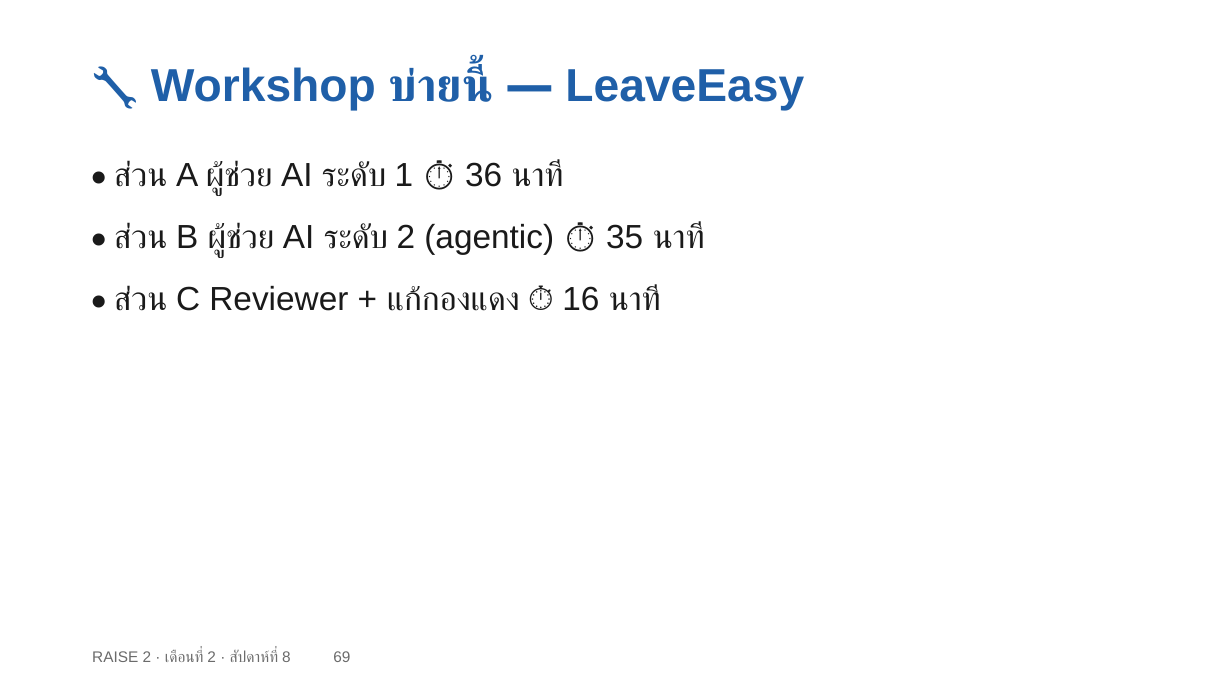
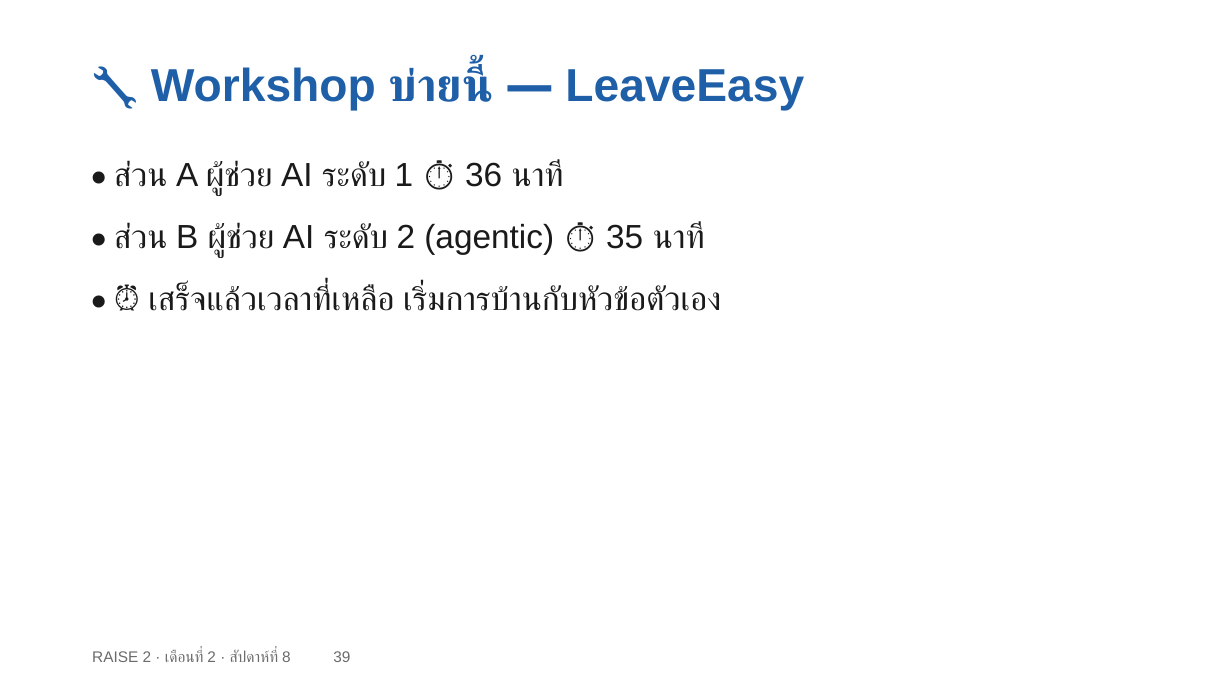
Before and after one commit to cnacha-mfu/raise2-module2, a slide deck: slide 39 of materials/week8/w8-slides.pptx (slide 69 before the commit). Drawn at 1232x693 pixels with LibreOffice and Linux fonts; fonts in the diff are those of the drawing. Boxes give left, top, right and bottom in pixels: in the first picture for what was removed or moved away, otherwise in the second. Text is boxed around its words. In the diff, an @@ line names an element or a change of style, - is before the commit and + after.

```diff
--- a/materials/week8/w8-slides.pptx
+++ b/materials/week8/w8-slides.pptx
@@ text at (148, 285, 721, 311): text changed @@
-• ส่วน C Reviewer + แก้กองแดง ⏱ 16 นาที
+• ⏰ เสร็จแล้วเวลาที่เหลือ เริ่มการบ้านกับหัวข้อตัวเอง
@@ text at (92, 650, 350, 662): text changed @@
-RAISE 2 · เดือนที่ 2 · สัปดาห์ที่ 8 69
+RAISE 2 · เดือนที่ 2 · สัปดาห์ที่ 8 39
```
Also in this commit, not shown: 39 other slides changed, 30 slides removed, 10 other files.
